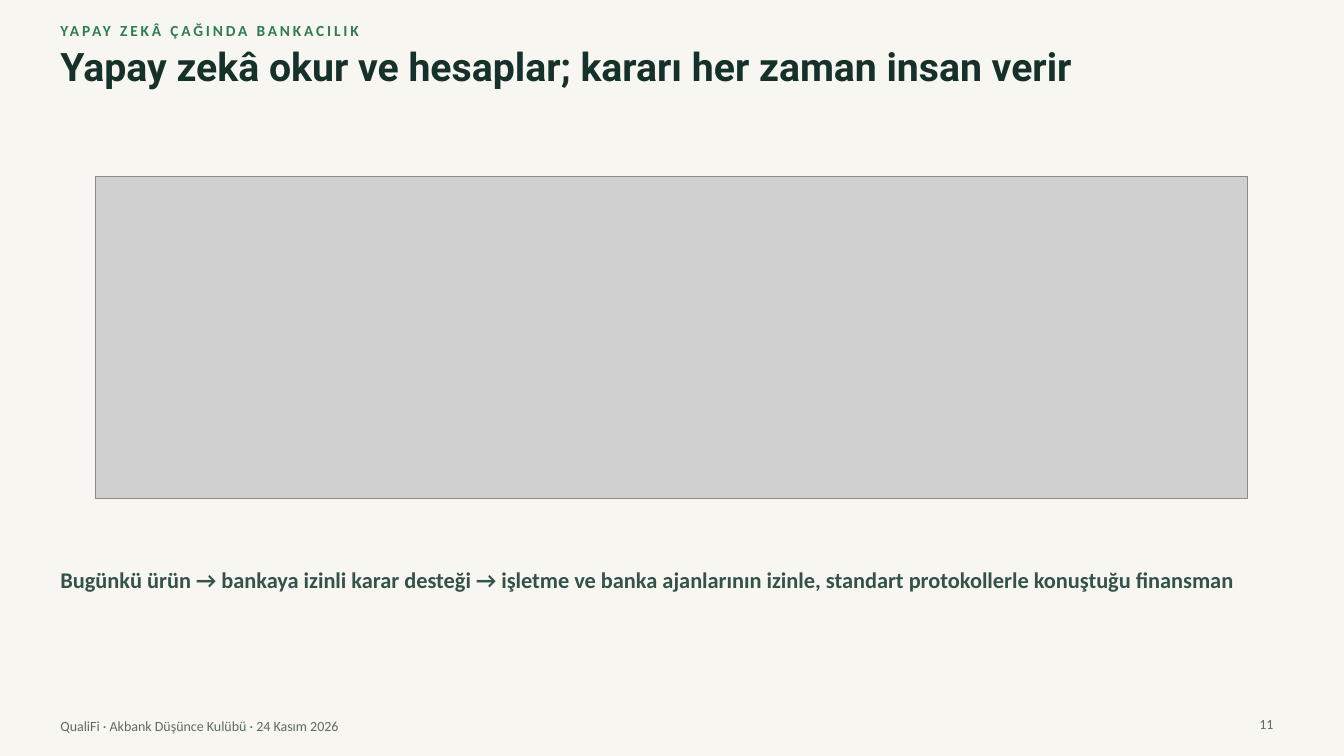
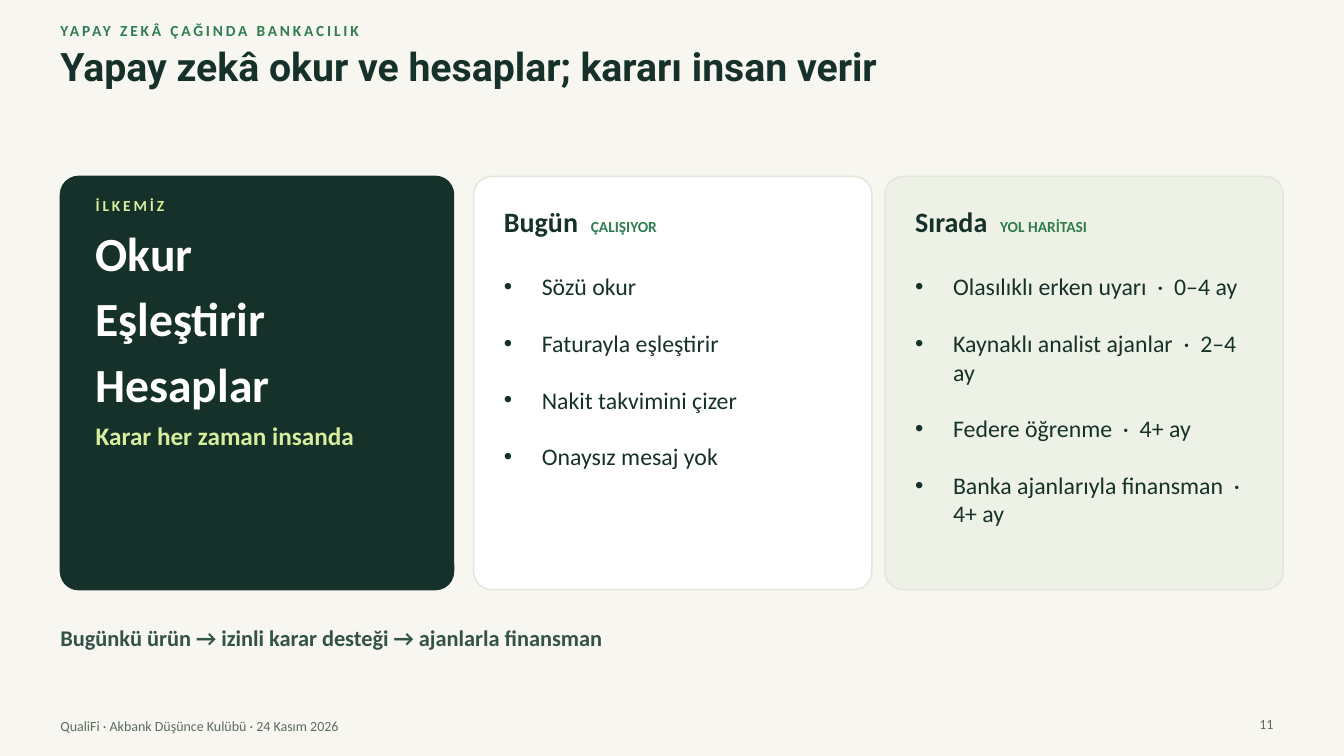
Before and after one commit to Talhaguler1/qualifi-41598058, a slide deck: slide 11 of marketing/presentation-2026-11-24/QualiFi-final-sunum.pptx. Drawn at 1344x756 pixels with LibreOffice and Linux fonts; fonts in the diff are those of the drawing; grey boxes stand for pictures. Boxes give left, top, right and bottom in pixels: in the first picture for what was removed or moved away, otherwise in the second. Text is boxed around its words. In the diff, an @@ line names an element or a change of style, - is before the commit and + after.

```diff
--- a/marketing/presentation-2026-11-24/QualiFi-final-sunum.pptx
+++ b/marketing/presentation-2026-11-24/QualiFi-final-sunum.pptx
@@ text at bbox=[60, 51, 877, 90]: text changed @@
-Yapay zekâ okur ve hesaplar; kararı her zaman insan verir
+Yapay zekâ okur ve hesaplar; kararı insan verir
@@ rounded rectangle added at bbox=[60, 176, 454, 590], fill #16302A, outline #16302A 1 pt @@
@@ picture removed at bbox=[96, 176, 1248, 499] @@
@@ rounded rectangle added at bbox=[474, 176, 872, 590], fill #FFFFFF, outline #E2E6DB 1 pt @@
@@ rounded rectangle added at bbox=[885, 176, 1284, 590], fill #EEF2E6, outline #E2E6DB 1 pt @@
@@ text added at bbox=[96, 198, 354, 445], 34 pt, text #D6EE9E, bold @@
+İLKEMİZ
+Okur
+Eşleştirir
+Hesaplar
+Karar her zaman insanda
@@ text added at bbox=[504, 213, 657, 237], 11 pt, text #2F7D4F, bold @@
+Bugün ÇALIŞIYOR
@@ text added at bbox=[915, 212, 1087, 232], 11 pt, text #2F7D4F, bold @@
+Sırada YOL HARİTASI
@@ text added at bbox=[542, 278, 737, 469], 17 pt, text #16302A @@
+• Sözü okur
+• Faturayla eşleştirir
+• Nakit takvimini çizer
+• Onaysız mesaj yok
@@ text added at bbox=[953, 278, 1238, 526], 17 pt, text #16302A @@
+• Olasılıklı erken uyarı · 0–4 ay
+• Kaynaklı analist ajanlar · 2–4 ay
+• Federe öğrenme · 4+ ay
+• Banka ajanlarıyla finansman · 4+ ay
@@ text at bbox=[60, 630, 602, 650]: text changed @@
-Bugünkü ürün → bankaya izinli karar desteği → işletme ve banka ajanlarının izinle, standart protokollerle konuştuğu finansman
+Bugünkü ürün → izinli karar desteği → ajanlarla finansman
```
Also in this commit, not shown: 9 other slides changed, 1 slide added, 1 slide removed, 8 other files.
